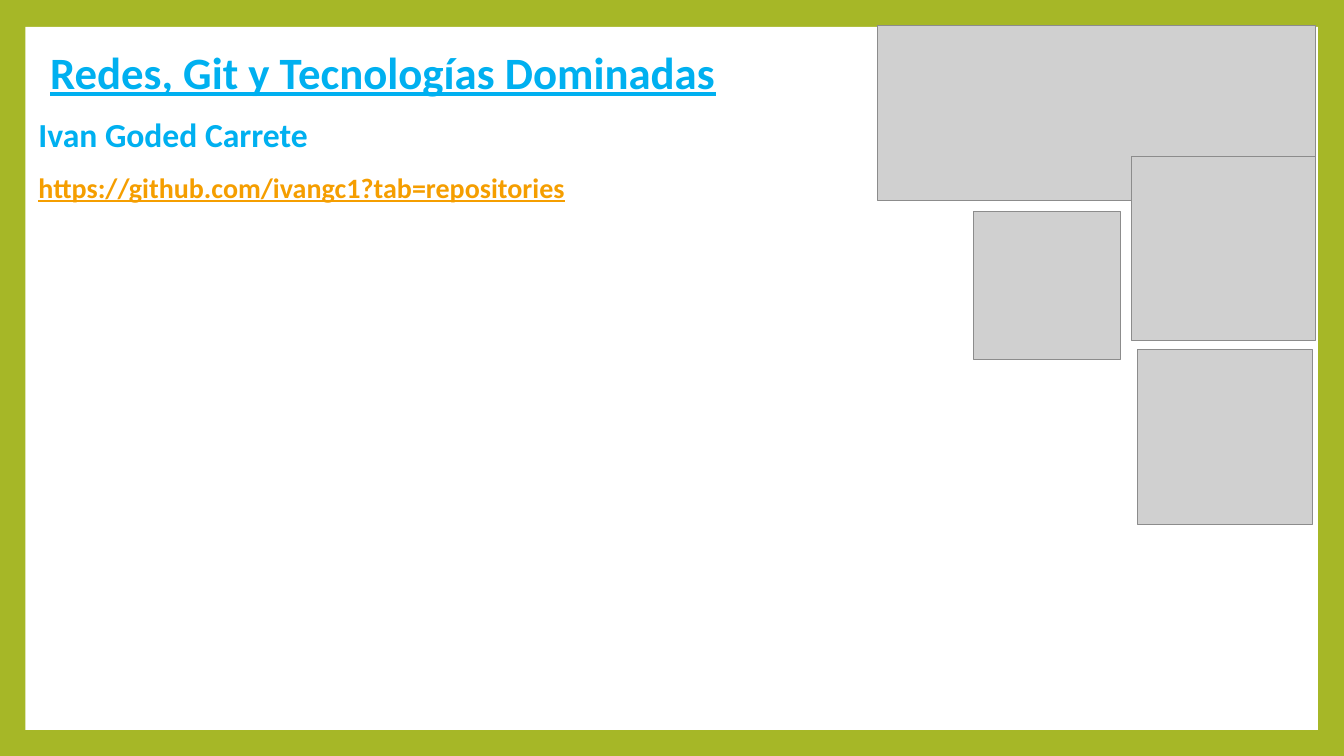
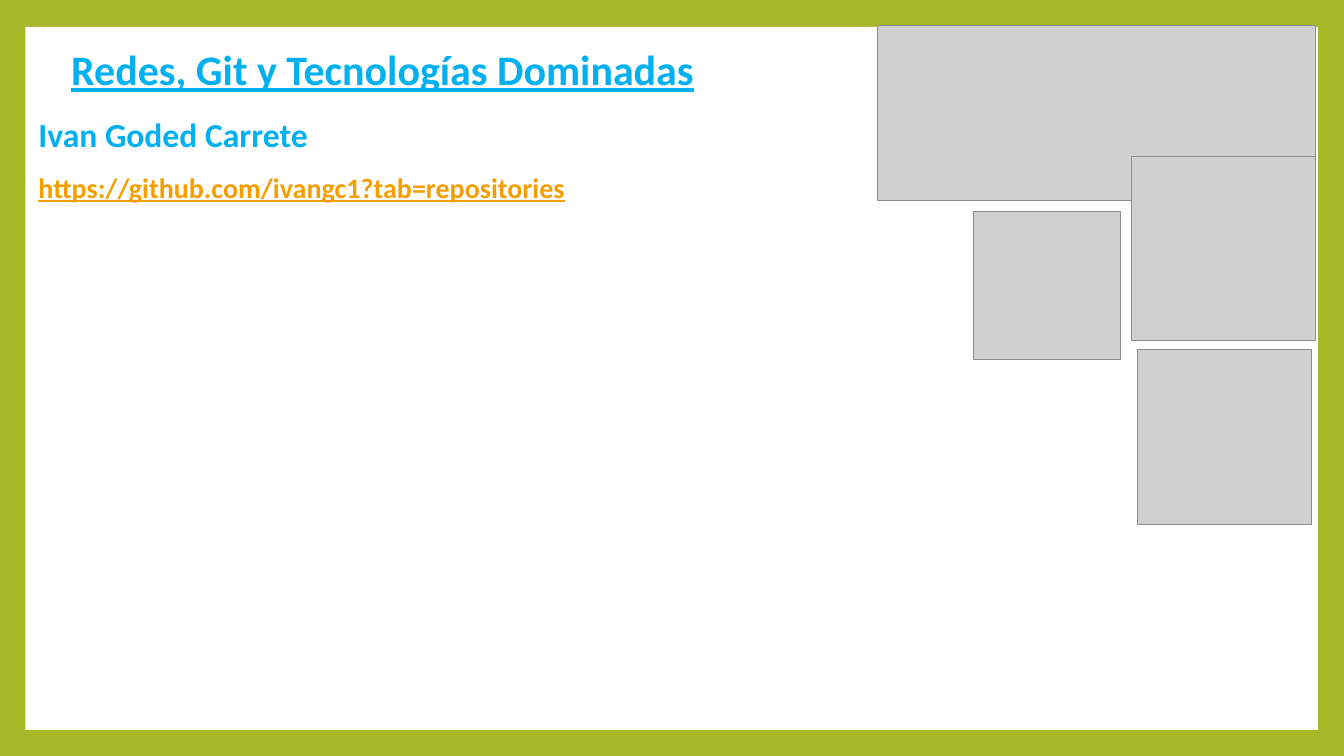
Before and after one commit to DavidCorredorMiguel/proyectogrupo2, a slide deck: slide 5 of Presentacion Tech Learn.pptx. Drawn at 1344x756 pixels with LibreOffice and Linux fonts; fonts in the diff are those of the drawing; grey boxes stand for pictures. Boxes give left, top, right and bottom in pixels: in the first picture for what was removed or moved away, otherwise in the second. Text is boxed around its words. In the diff, an @@ line names an element or a change of style, - is before the commit and + after.

```diff
--- a/Presentacion Tech Learn.pptx
+++ b/Presentacion Tech Learn.pptx
@@ title "Redes, Git y Tecnologías Dominadas" at bbox=[71, 55, 694, 92]: size 32 to 30 pt; line spacing 0.9 to 0.7 @@
```
Also in this commit, not shown: 20 other slides changed, 6 slides added, 6 other files.
